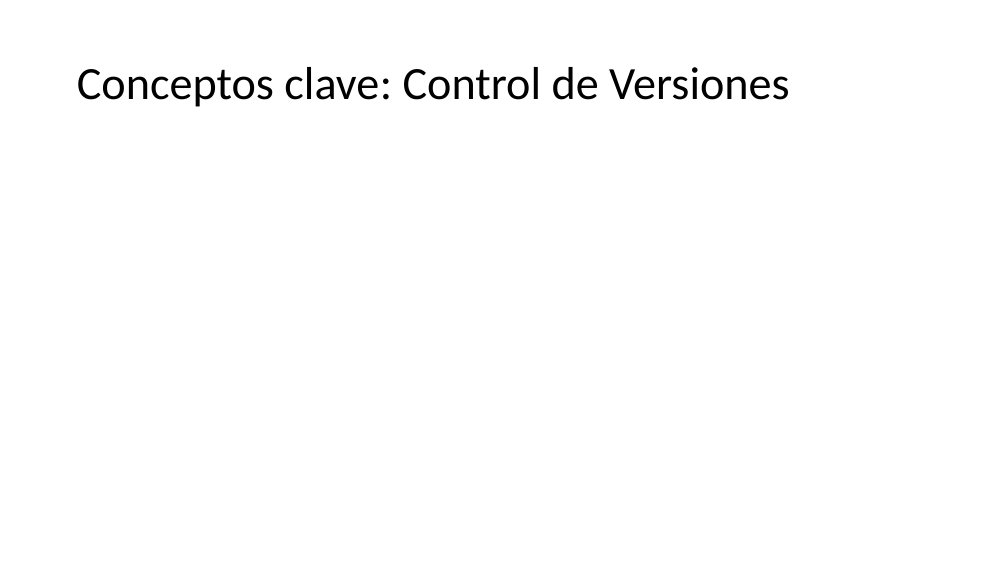
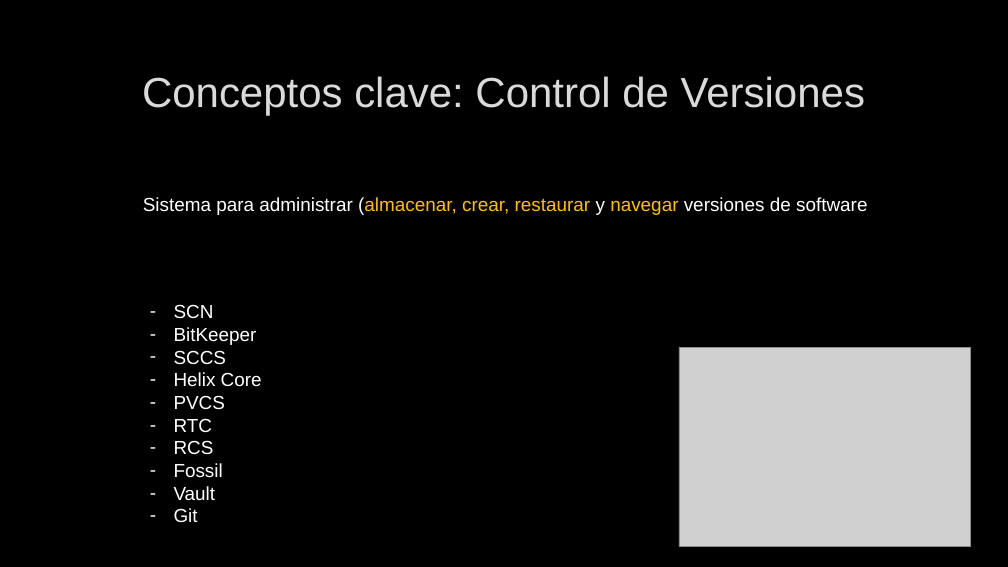
Before and after one commit to Shisah/GitGud2, a slide deck: slide 5 of Presentation/Git Gud 2.pptx. Drawn at 1008x567 pixels with LibreOffice and Linux fonts; fonts in the diff are those of the drawing; grey boxes stand for pictures; background and template pictures are left out. Boxes give left, top, right and bottom in pixels: in the first picture for what was removed or moved away, otherwise in the second. Text is boxed around its words. In the diff, an @@ line names an element or a change of style, - is before the commit and + after.

Commit message:
agregadas definiciones de repo, version y control de versiones

```diff
--- a/Presentation/Git Gud 2.pptx
+++ b/Presentation/Git Gud 2.pptx
@@ background #FFFFFF to picture (left out) @@
@@ title "Conceptos clave: Control de Versiones": place and size @@
-title "Conceptos clave: Control de Versiones" at box(77, 67, 789, 107)
+title "Conceptos clave: Control de Versiones" at box(142, 76, 865, 115)
@@ title "Conceptos clave: Control de Versiones" at box(142, 76, 865, 115): size 44 to 40 pt, font Calibri to Arial, text colour #000000 to #DADADA, letter outline none to #404040 0.75 pt; alignment left to centre; line spacing 0.9 to 1 @@
@@ text added at box(143, 197, 867, 215), 18 pt, text #FFFFFF @@
+Sistema para administrar (almacenar, crear, restaurar y navegar versiones de software
@@ text added at box(174, 304, 262, 522), 18 pt, text #FFFFFF @@
+– SCN
+– BitKeeper
+– SCCS
+– Helix Core
+– PVCS
+– RTC
+– RCS
+– Fossil
+– Vault
+– Git
@@ picture added at box(679, 347, 970, 547) @@
```
Also in this commit, not shown: 17 other slides changed.
